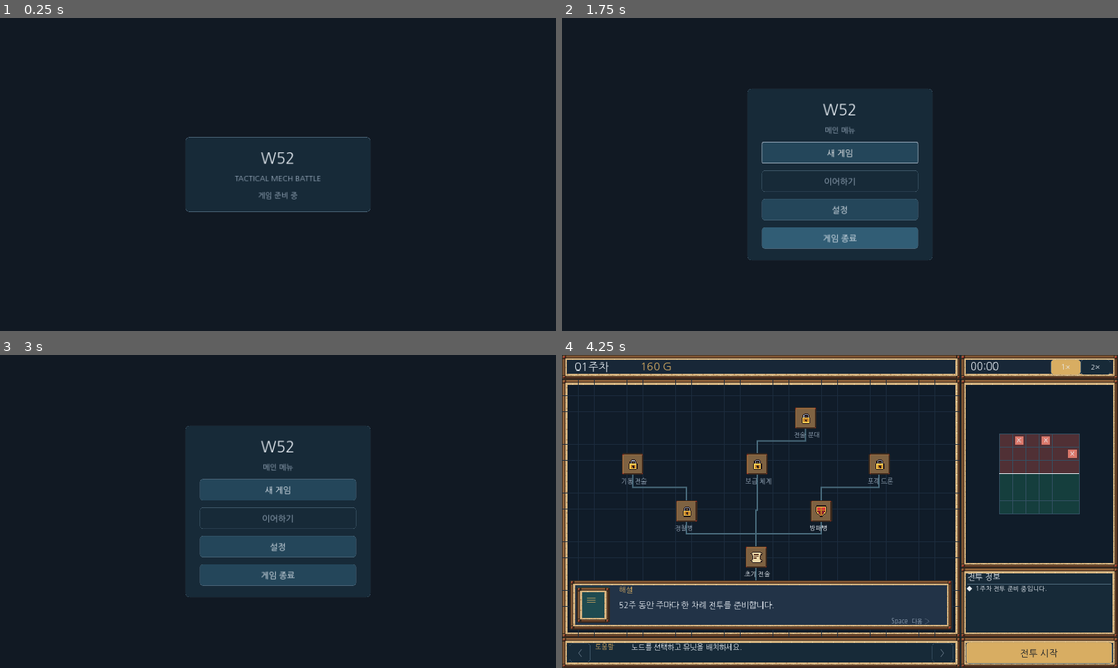
Above: before the commit, frames 1-4 (two rows, left to right).
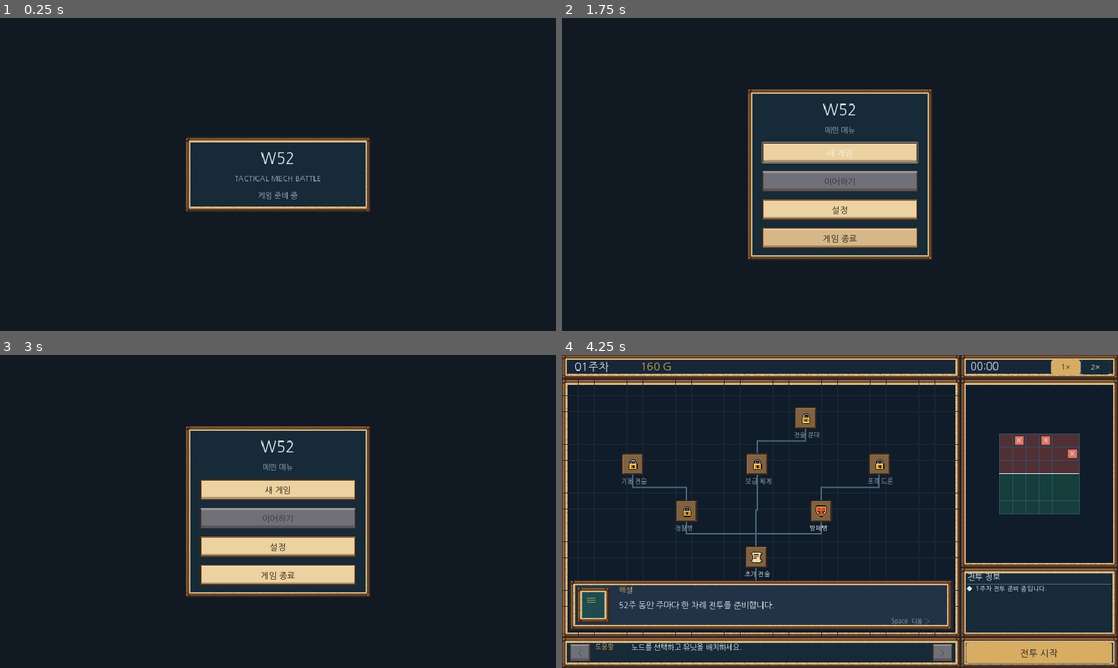
Above: after the commit, the same moments.

Repository: xcliming-svg/w52
Game: Godot game, scene res://main.tscn
Two runs of this game, one before a commit and one after it. Both use one fixed random seed, a clock stepped at 60 frames per second and the inputs below.
Inputs (mouse positions are in pixels of both pictures, inside the frame that each line leads up to):
- Up to frame 1 (0.25 s): no input
- Up to frame 2 (1.75 s): tap Enter at 0.5 s; move the mouse to (962, 158) at 0.52 s; click (962, 158) at 0.67 s; tap Space at 0.77, 1.25 s; drag from (728, 190) to (812, 237) at 1.27 s
- Up to frame 3 (3 s): click "설정" at 2 s; click "뒤로 가기" at 2.75 s
- Up to frame 4 (4.25 s): click "새 게임" at 3.5 s

The runs differ from the first frame. In frame 1, 1.7% of the frame differs, in the area x 33-67%, y 38-62%; in frame 2, 9.6%; in frame 3, 9.8%, in the area x 33-67%, y 22-78%; in frame 4, 0.4%.

Commit message:
fix(ui): extend pixel borders to title and menus for visible web preview

Diff:
--- a/scripts/ui_style.gd
+++ b/scripts/ui_style.gd
@@ -31,10 +31,21 @@
 const ENEMY_CELL := Color("#503035")
 const ALLY_CELL := Color("#153e3d")
 const DIALOGUE_PANEL := Color("#223347")
+# Pixel UI Fantasy Free: retain W52's dark content and Korean typography,
+# while using the pack's actual border and parchment button state sprites.
+const PIXEL_PANEL: Texture2D = preload("res://assets/ui/pixel_fantasy/frame.png")
+const PIXEL_BUTTON_NORMAL: Texture2D = preload("res://assets/ui/pixel_fantasy/button_normal.png")
+const PIXEL_BUTTON_HOVER: Texture2D = preload("res://assets/ui/pixel_fantasy/button_hover.png")
+const PIXEL_BUTTON_PRESSED: Texture2D = preload("res://assets/ui/pixel_fantasy/button_pressed.png")
+const PIXEL_BUTTON_DISABLED: Texture2D = preload("res://assets/ui/pixel_fantasy/button_disabled.png")
+const PIXEL_SCALE := 3
+const BUTTON_INK := Color("#291c14")
+const BUTTON_DISABLED_INK := Color("#30333b")
 
 
 static func create_layout(root: Control, heading: String, description: String = "", dim_background: bool = false) -> VBoxContainer:
     var background := ColorRect.new()
+    root.texture_filter = CanvasItem.TEXTURE_FILTER_NEAREST
     background.name = "BackgroundColor"
     background.color = Color(0.0, 0.0, 0.0, 0.72) if dim_background else BACKGROUND
     background.mouse_filter = Control.MOUSE_FILTER_IGNORE
@@ -76,28 +87,43 @@
     button.custom_minimum_size = minimum_size
     button.size = minimum_size
     button.add_theme_font_size_override("font_size", 29)
-    button.add_theme_stylebox_override("normal", _button_style(PRIMARY))
-    button.add_theme_stylebox_override("hover", _button_style(PRIMARY_HOVER))
-    button.add_theme_stylebox_override("pressed", _button_style(BORDER))
-    button.add_theme_stylebox_override("disabled", _button_style(PANEL))
+    button.add_theme_stylebox_override("normal", _pixel_box(PIXEL_BUTTON_NORMAL, 5, Vector2(20, 0)))
+    button.add_theme_stylebox_override("hover", _pixel_box(PIXEL_BUTTON_HOVER, 5, Vector2(20, 0)))
+    button.add_theme_stylebox_override("pressed", _pixel_box(PIXEL_BUTTON_PRESSED, 5, Vector2(20, 0)))
+    button.add_theme_stylebox_override("disabled", _pixel_box(PIXEL_BUTTON_DISABLED, 5, Vector2(20, 0)))
     button.add_theme_stylebox_override("focus", _button_focus())
-    button.add_theme_color_override("font_color", TEXT)
-    button.add_theme_color_override("font_hover_color", TEXT)
-    button.add_theme_color_override("font_pressed_color", TEXT)
-    button.add_theme_color_override("font_disabled_color", MUTED)
+    button.add_theme_color_override("font_color", BUTTON_INK)
+    button.add_theme_color_override("font_hover_color", BUTTON_INK)
+    button.add_theme_color_override("font_pressed_color", BUTTON_INK)
+    button.add_theme_color_override("font_hover_pressed_color", BUTTON_INK)
+    button.add_theme_color_override("font_disabled_color", BUTTON_DISABLED_INK)
     return button
 
 
-static func _panel_style() -> StyleBoxFlat:
-    var style := StyleBoxFlat.new()
-    style.bg_color = PANEL
-    style.border_color = BORDER
-    style.set_border_width_all(1)
-    style.set_corner_radius_all(14)
-    style.content_margin_left = 50.0
-    style.content_margin_right = 50.0
-    style.content_margin_top = 40.0
-    style.content_margin_bottom = 40.0
+static func _panel_style() -> StyleBoxTexture:
+    # Source panel has a tan center that would reduce contrast with W52's light text.
+    # Replace only the 12x12 center tile with W52 PANEL; preserve the 6px
+    # hand-drawn outline. Nearest 3x keeps all edges pixel-aligned.
+    return _pixel_box(PIXEL_PANEL, 6, Vector2(50, 40), PANEL)
+
+
+static func _pixel_box(source: Texture2D, margin_px: int, content: Vector2, center_color: Color = Color.TRANSPARENT) -> StyleBoxTexture:
+    var image: Image = source.get_image()
+    if center_color.a > 0.0:
+        var inset := margin_px
+        image.fill_rect(Rect2i(inset, inset,
+            image.get_width() - inset * 2, image.get_height() - inset * 2), center_color)
+    image.resize(image.get_width() * PIXEL_SCALE, image.get_height() * PIXEL_SCALE, Image.INTERPOLATE_NEAREST)
+    var style := StyleBoxTexture.new()
+    style.texture = ImageTexture.create_from_image(image)
+    style.set_texture_margin_all(float(margin_px * PIXEL_SCALE))
+    style.axis_stretch_horizontal = StyleBoxTexture.AXIS_STRETCH_MODE_TILE
+    style.axis_stretch_vertical = StyleBoxTexture.AXIS_STRETCH_MODE_TILE
+    style.draw_center = true
+    style.content_margin_left = content.x
+    style.content_margin_right = content.x
+    style.content_margin_top = content.y
+    style.content_margin_bottom = content.y
     return style
 
 
Binary file added: assets/ui/pixel_fantasy/button_disabled.png
Binary file added: assets/ui/pixel_fantasy/button_hover.png
Binary file added: assets/ui/pixel_fantasy/button_normal.png
Binary file added: assets/ui/pixel_fantasy/button_pressed.png
Not shown, changed: docs/PIXEL_UI_ASSET_INTEGRATION.md
